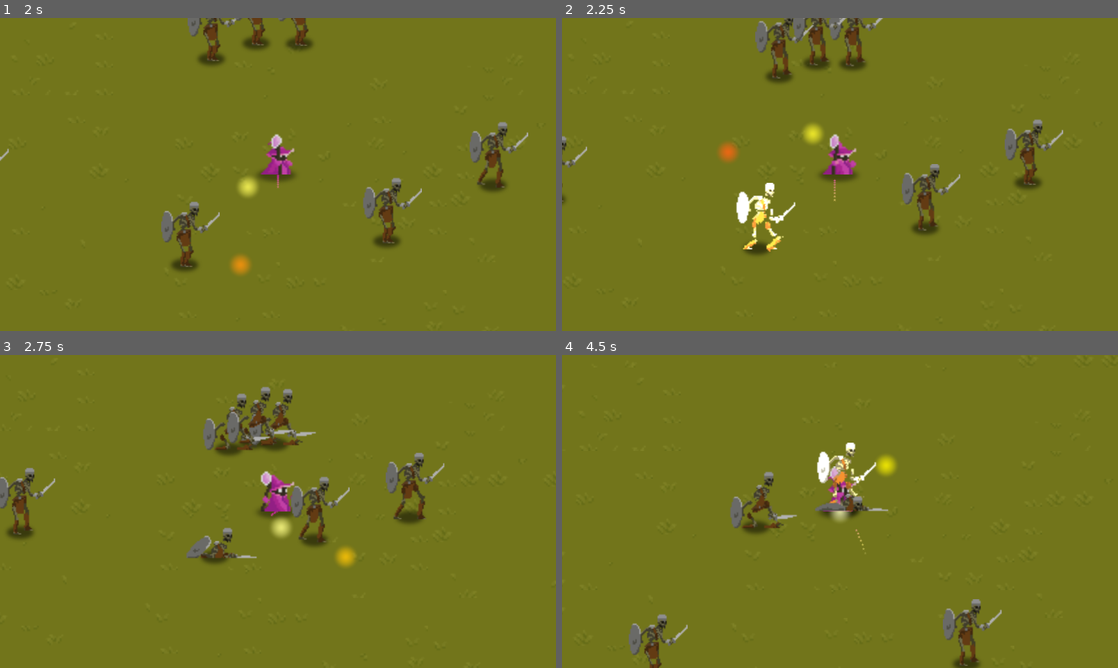
Above: before the commit, frames 1-4 (two rows, left to right).
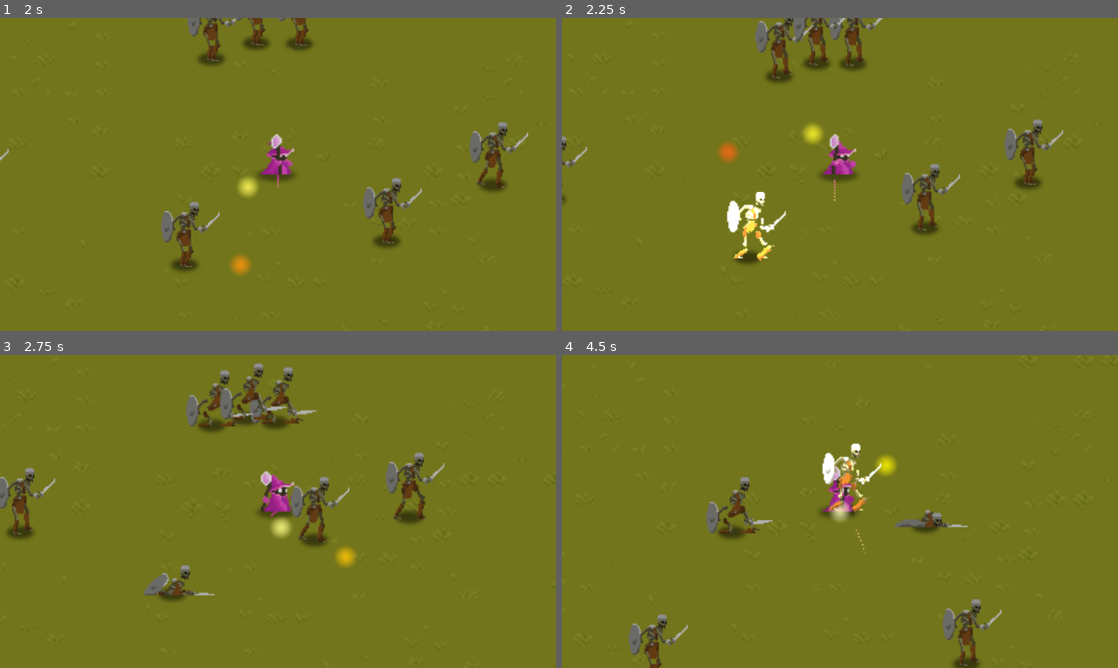
Above: after the commit, the same moments.

Repository: TristanPostley/Gamejam_BulletHeaven
Game: Godot game, scene res://Main.tscn
The game is run twice, just before and just after one commit, with the same random seed, the same clock (stepped at 60 frames per second) and the same inputs.
Inputs:
- Up to frame 1 (2 s): hold D 0.53-1.28 s; hold S from 1.28 s (still down)
- Up to frame 2 (2.25 s): release S at 2.03 s; hold D from 2.03 s (still down)
- Up to frame 3 (2.75 s): keep holding D
- Up to frame 4 (4.5 s): release D at 2.78 s; hold W 2.78-3.53 s; hold A from 3.53 s (still down)

Frame 1 is identical in both runs. In frame 2, 1.4% of the frame differs, in the area x 29-42%, y 52-79%; in frame 3, 4.3%, in the area x 25-57%, y 2-79%; in frame 4, 3.0%.

Commit message:
Enemy stops movement on death

Diff:
--- a/Bullet.gd
+++ b/Bullet.gd
@@ -1,2 +1,5 @@
 extends Node2D
-func enemyHit(area: Area2D): area.get_parent().get_node("AnimationPlayer").play("Death")
+func enemyHit(area: Area2D):
+	var enemy = area.get_parent()
+	enemy.dead = true
+	enemy.get_node("AnimationPlayer").play("Death")
--- a/Enemy.gd
+++ b/Enemy.gd
@@ -11,6 +11,7 @@
 
 var speed: float = 200  # Adjust the speed as needed
 var player: Node2D
+var dead = false
 
 func _ready():
 	animated_sprite_2d.play("default")
@@ -20,6 +21,10 @@
 	position = player.position + Vector2(700, 0).rotated(randf_range(0, 2*PI))
 
 func _process(delta: float):
+	# The enemy is dying, so don't let it move itself
+	if dead:
+		return
+
 	# Move the enemy towards the player
 	var direction = (player.global_position - global_position).normalized()
 	velocity = direction * speed
